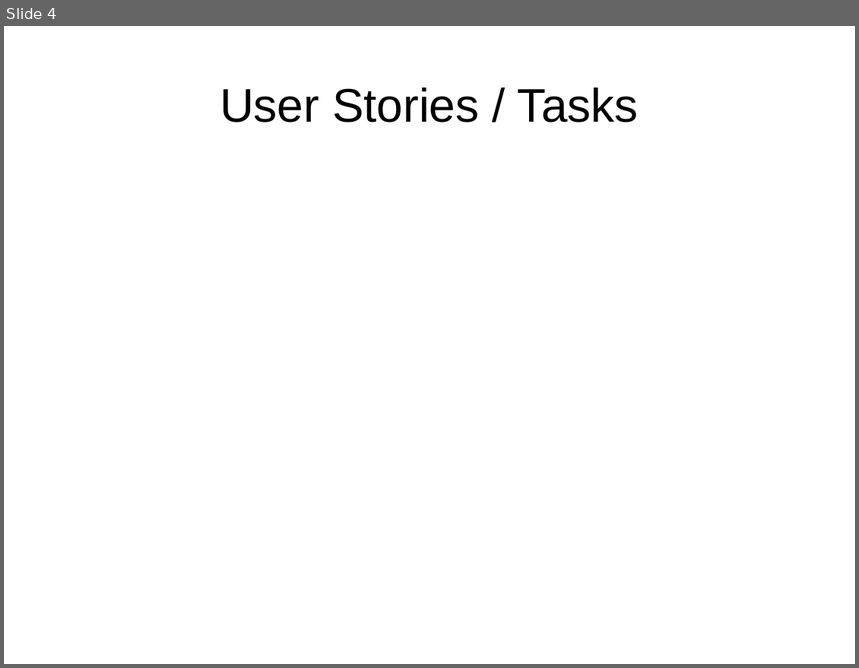
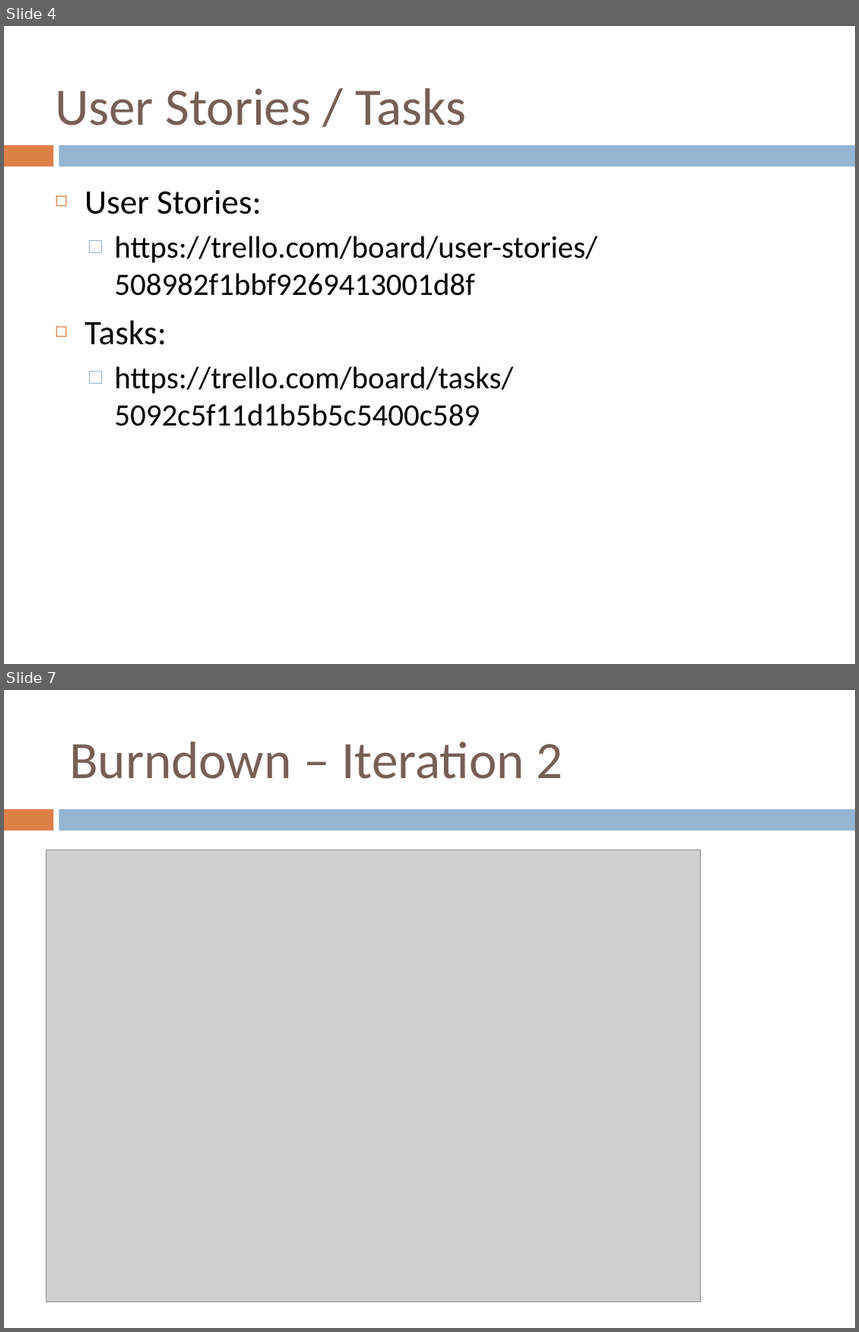
Before and after one commit to delsener/ch.zhaw.mdp.fallstudie, a slide deck: presentation/jmail_presentation.ppt. Shown one above the other, each under a label of ours: slide 4 before the commit, slides 4 and 7 after it; the slides between them are not shown. The pictures are 859x668 and 859x1332 pixels, drawn with LibreOffice and Linux fonts; fonts in the diff are those of the drawing; grey boxes stand for pictures; background and template pictures are left out. Boxes give left, top, right and bottom in pixels: in the first picture for what was removed or moved away, otherwise in the second. Text is boxed around its words. In the diff, an @@ line names an element or a change of style, - is before the commit and + after.

```diff
--- a/presentation/jmail_presentation.ppt
+++ b/presentation/jmail_presentation.ppt
@@ slide 7 added at [4,690,855,1328], background #FFFFFF; not listed: 2 template elements that a slide beside it also shows @@
@@ title added at [69,742,563,779], 49 pt, text #775F55 @@
+Burndown – Iteration 2
@@ picture added at [47,850,701,1303] @@
@@ slide 4 changed as well @@
@@ title "User Stories / Tasks" at [55,88,466,126]: size 44 to 49 pt, font Arial to Calibri, text colour #000000 to #775F55; alignment centre to left; line spacing 0.93 to 1 @@
@@ rectangle added at [4,145,53,167], fill #DD8047 @@
@@ rectangle added at [59,145,855,167], fill #94B6D2 @@
@@ text added at [85,190,598,427], 29 pt, text #000000 @@
+◻ User Stories:
+  □ https://trello.com/board/user-stories/508982f1bbf9269413001d8f
+◻ Tasks:
+  □ https://trello.com/board/tasks/5092c5f11d1b5b5c5400c589
```
Also in this commit, not shown: 6 other slides changed, 4 other slides added, 2 slides removed.
